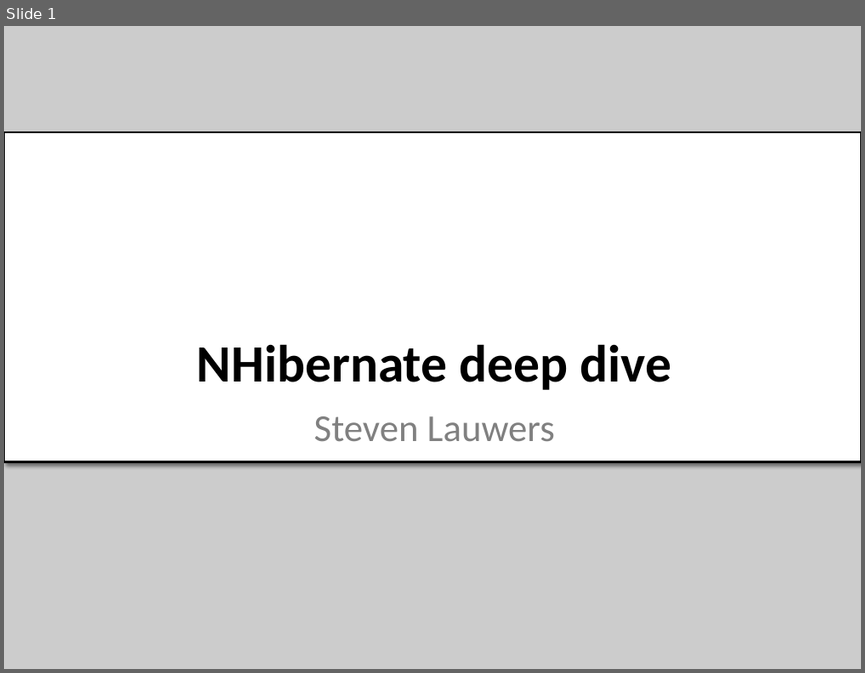
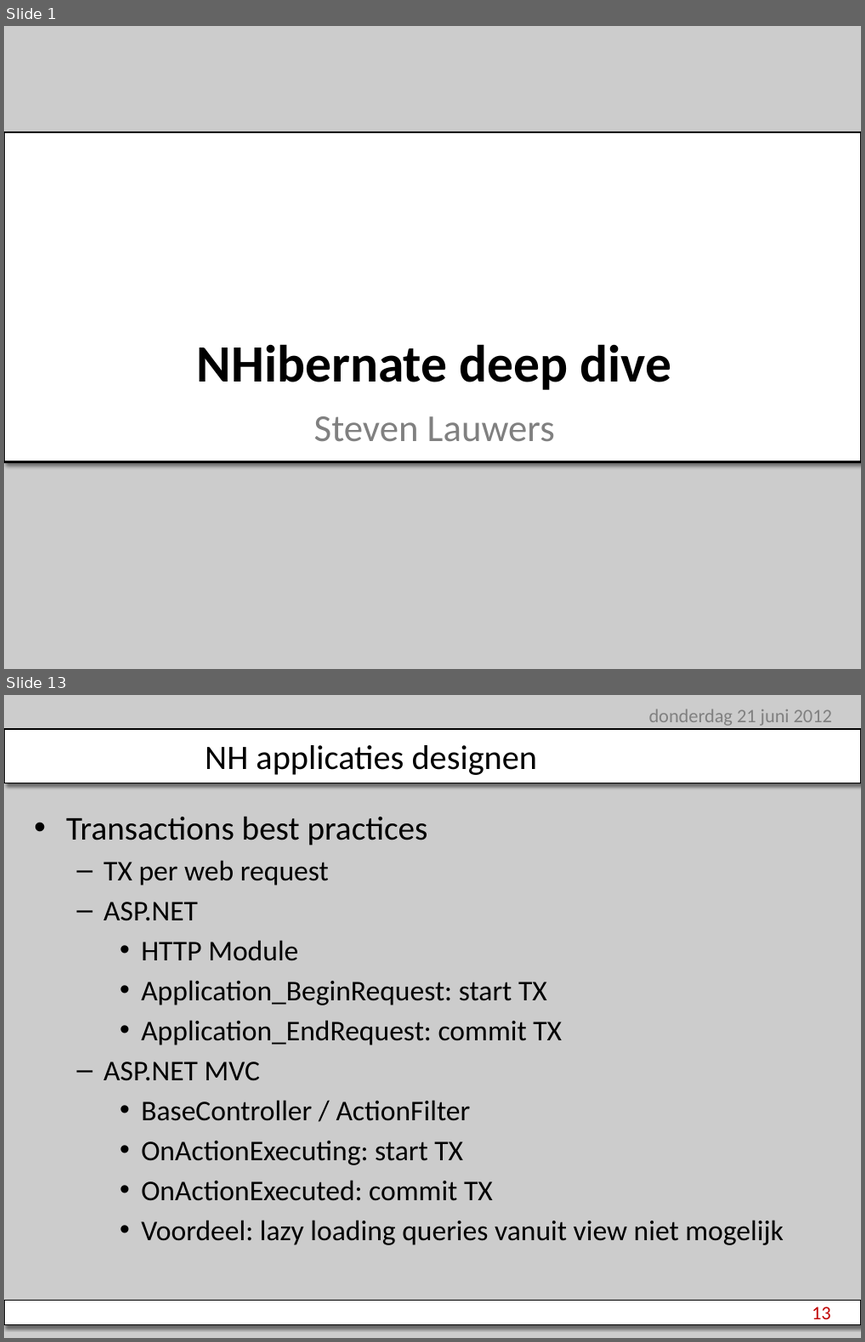
Before and after one commit to stevenlauwers22/NHibernate.QFrameBootcamp, a slide deck: NHibernateCourse.pptx. Shown one above the other, each under a label of ours: slide 1 before the commit, slides 1 and 13 after it; the slides between them are not shown. The pictures are 865x673 and 865x1342 pixels, drawn with LibreOffice and Linux fonts; fonts in the diff are those of the drawing; background and template pictures are left out. Boxes give left, top, right and bottom in pixels: in the first picture for what was removed or moved away, otherwise in the second. Text is boxed around its words. In the diff, an @@ line names an element or a change of style, - is before the commit and + after.

```diff
--- a/NHibernateCourse.pptx
+++ b/NHibernateCourse.pptx
@@ slide 13 added at <box>4,695,861,1338</box>, background #CCCCCC @@
@@ text added at <box>649,709,832,726</box>, 16 pt, text #808080 @@
+donderdag 21 juni 2012
@@ rectangle added at <box>4,729,861,783</box>, fill #FFFFFF, outline #000000 1 pt @@
@@ title added at <box>205,745,538,775</box>, 28.8 pt, text #000000 @@
+NH applicaties designen
@@ text added at <box>66,816,783,1245</box>, 24 pt, text #000000 @@
+• Transactions best practices
+  – TX per web request
+  – ASP.NET
+    • HTTP Module
+    • Application_BeginRequest: start TX
+    • Application_EndRequest: commit TX
+  – ASP.NET MVC
+    • BaseController / ActionFilter
+    • OnActionExecuting: start TX
+    • OnActionExecuted: commit TX
+    • Voordeel: lazy loading queries vanuit view niet mogelijk
@@ rectangle added at <box>4,1300,861,1325</box>, fill #FFFFFF, outline #000000 1 pt @@
@@ page number added at <box>812,1306,831,1319</box>, 16 pt, text #C00000 @@
+13
```
Also in this commit, not shown: 12 slides changed, 2 other slides added, 9 other files.
